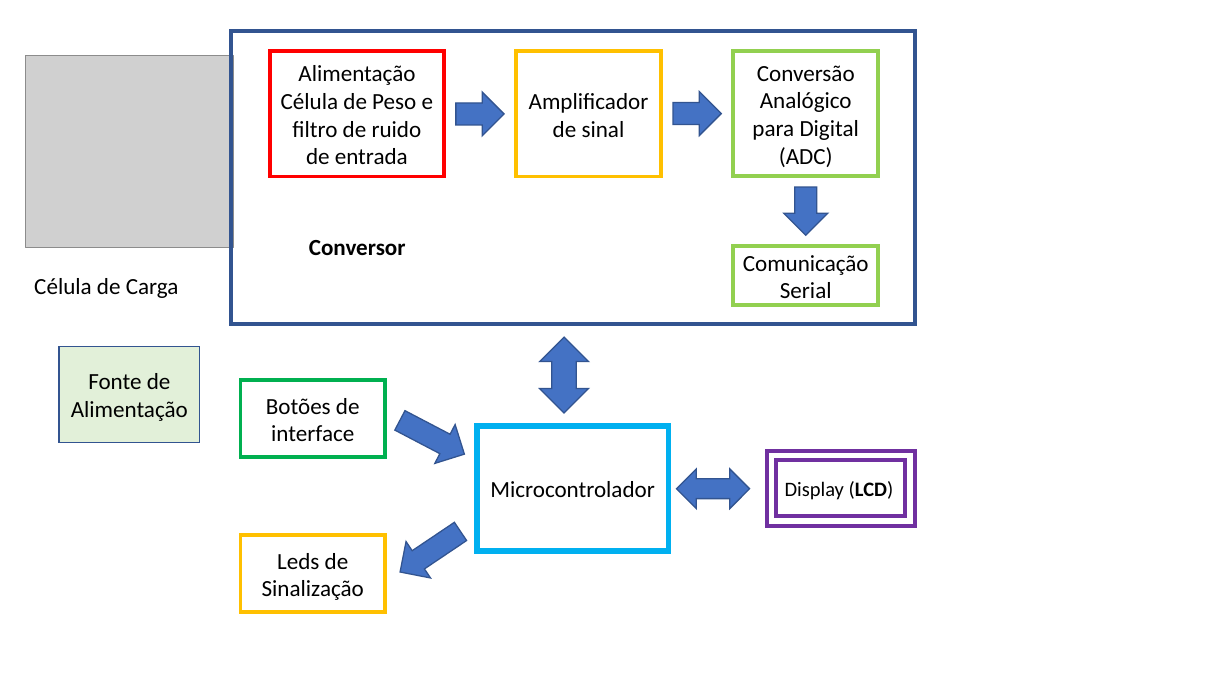
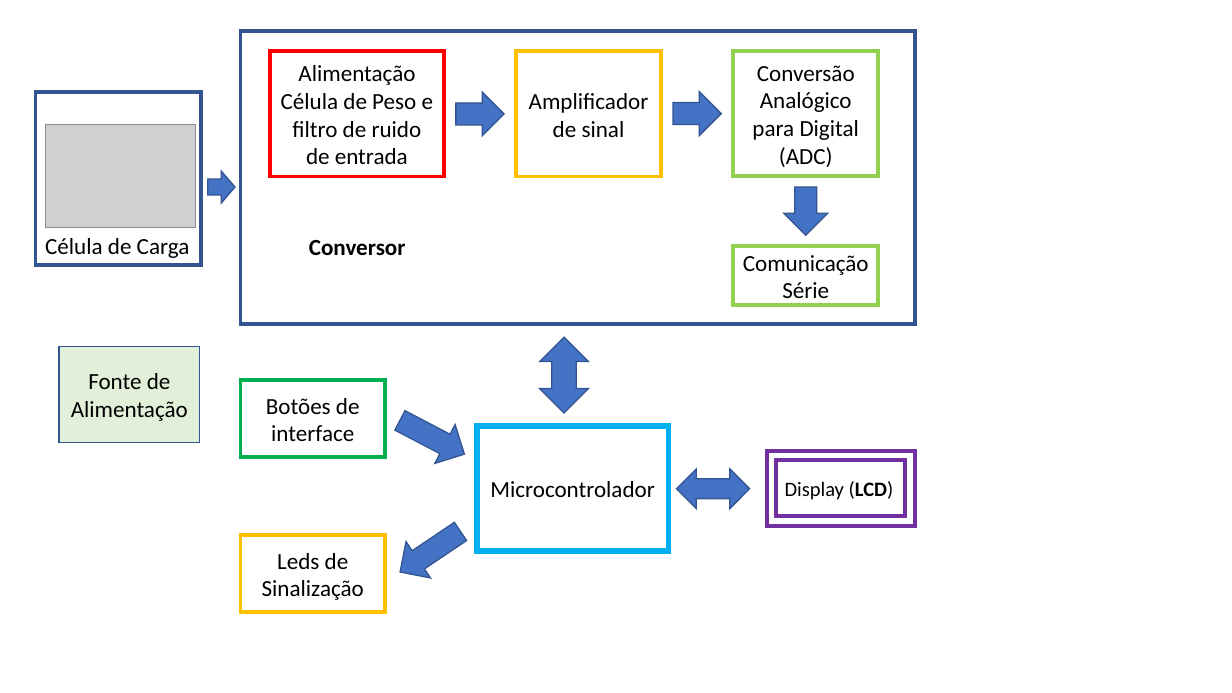
Before and after one commit to sergio1020881/PESTA2021, a slide deck: slide 1 of Relatorio/image/PESTA/Diagrama/Diagrama_bloco.pptx. Drawn at 1232x693 pixels with LibreOffice and Linux fonts; fonts in the diff are those of the drawing; grey boxes stand for pictures. Boxes give left, top, right and bottom in pixels: in the first picture for what was removed or moved away, otherwise in the second. Text is boxed around its words. In the diff, an @@ line names an element or a change of style, - is before the commit and + after.

```diff
--- a/Relatorio/image/PESTA/Diagrama/Diagrama_bloco.pptx
+++ b/Relatorio/image/PESTA/Diagrama/Diagrama_bloco.pptx
@@ rectangle: place and size @@
-rectangle at (231, 30, 915, 323)
+rectangle at (240, 30, 915, 323)
@@ rectangle added at (35, 91, 201, 264), outline #325491 3 pt @@
@@ picture: place and size @@
-picture at (25, 55, 234, 248)
+picture at (45, 124, 195, 227)
@@ right arrow added at (208, 171, 236, 202), fill #4472C4, outline #325491 1 pt @@
@@ text "Célula de Carga": place and size @@
-text "Célula de Carga" at (34, 278, 179, 298)
+text "Célula de Carga" at (45, 238, 190, 258)
@@ text in rectangle at (782, 282, 829, 305): text changed @@
-Serial
+Série
```
Also in this commit, not shown: 33 other files.
